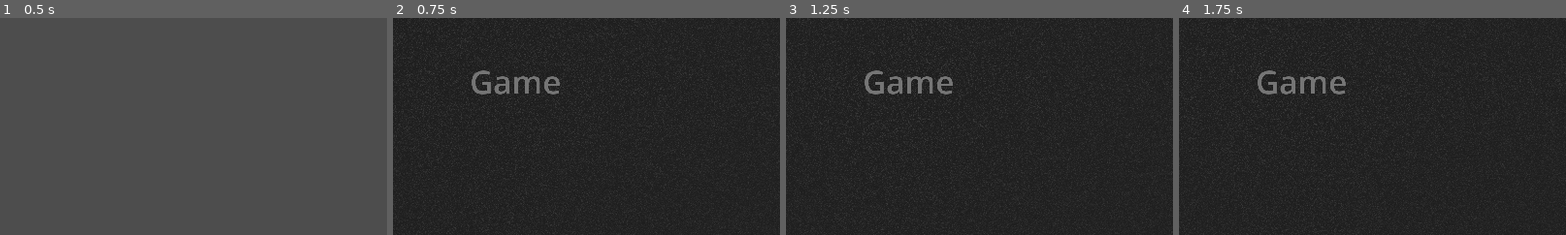
Above: before the commit, frames 1-4 (left to right).
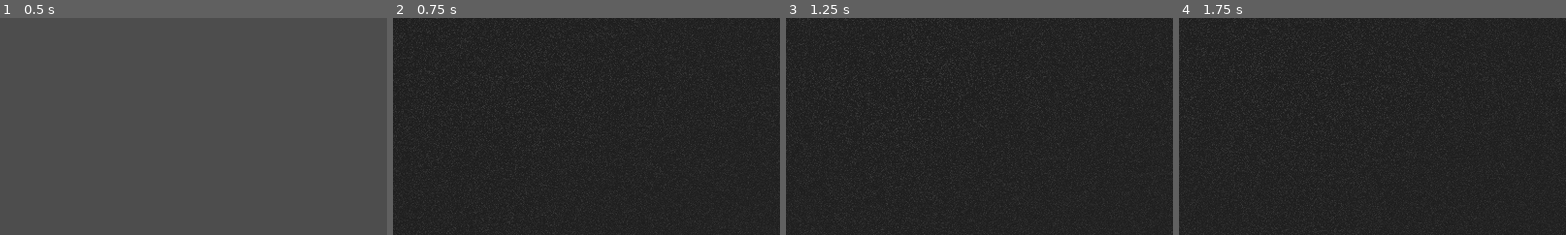
Above: after the commit, the same moments.

Repository: NepKitsuna/Project_Sp00k
Game: Godot game, scene res://Screens/Title_Scene.tscn
Same seed, same stepped clock (60 frames per second), same inputs: the game is played once before the commit and once after it.
Inputs:
- Up to frame 1 (0.5 s): no input
- Up to frame 2 (0.75 s): click "Play" at 0.5 s
- Up to frame 3 (1.25 s): no input
- Up to frame 4 (1.75 s): click "Click" at 1.25 s
The pictures show only the part of the screen within x 34-84%, y 35-85%; the shares and areas given below are measured in that part.

Frame 1 is identical in both runs. In frame 2, 0.9% of the frame differs, in the area x 20-44%, y 24-36%; in frame 3, 0.9%; in frame 4, 0.9%.

Commit message:
Updated to 4.2.1 version of Godot. Cleaned up code a bit.

Diff:
--- a/Screens/Main_Scene.tscn
+++ b/Screens/Main_Scene.tscn
@@ -61,6 +61,7 @@
 layout_mode = 2
 
 [node name="Label" type="Label" parent="MarginContainer"]
+visible = false
 layout_mode = 2
 size_flags_horizontal = 4
 theme_override_font_sizes/font_size = 80
--- a/Scripts/GameLogic.gd
+++ b/Scripts/GameLogic.gd
@@ -110,26 +110,6 @@
 func CreateRoom():
 	var newRoom = Room.new()
 
-	#newRoom.roomType = roomType
-
-	#weight to decide
-#	var roomType = 4
-#	#0 - Safe
-#	#1 - Keter
-#	#2 - Euclid
-#
-#	match roomType:
-#		"Safe":
-#			#choose from safe SCP List
-#			pass
-#		"Keter":
-#			#choose from safe SCP List
-#			pass
-#		"Euclid":
-#			#choose from safe SCP List
-#			pass
- #
-
 	var emptyWeight = max(1, roomsVisited/max(1, emptySeen)) * 4
 	#Weight of highest SCP weight
 	var hNum = 0
--- a/project.godot
+++ b/project.godot
@@ -12,7 +12,7 @@
 
 config/name="Project Sp00k"
 run/main_scene="res://Screens/Title_Scene.tscn"
-config/features=PackedStringArray("4.1", "Mobile")
+config/features=PackedStringArray("4.2", "Mobile")
 config/icon="res://icon.svg"
 
 [display]
